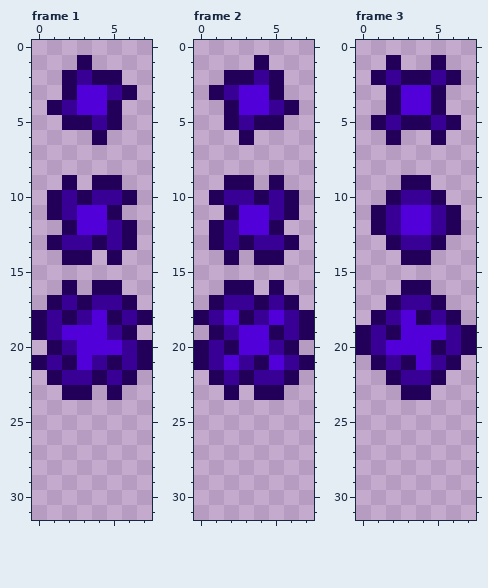
Pixel-art file, stored at Archivos Aseprite/Otros/EssenceOfPunishment.aseprite. This is how it looked before the edit.
8x32 pixels, 3 frames. Shown: frame 1, frame 2, frame 3.
Now the later version:
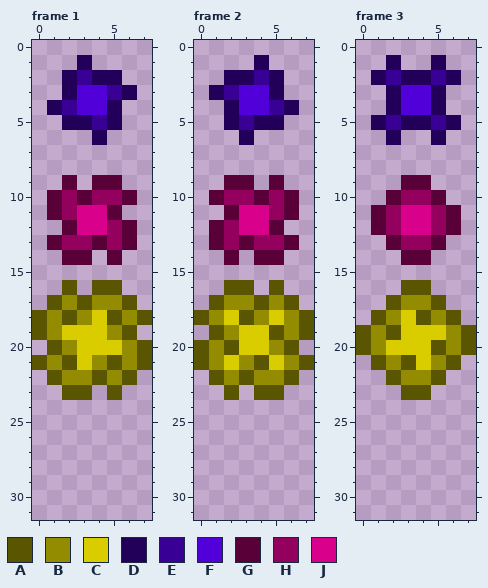
Palette (. is transparent): A #5a5500  B #948c00  C #d9cd00  D #22005a  E #380094  F #5200d9  G #5a0039  H #94005e  J #d9008b
The edit:
layer "Layer Copy" added
layer "Layer Copy #2" added
--- frame 1, layers "Layer Copy #2", "Layer Copy"
@@ x 0..7 @@
  8 ........
- 9 ..D.DD..
-10 .DEDEED.
-11 .DEFFD..
-12 ..DFFED.
-13 .DEEDED.
-14 ..DD.D..
+ 9 ..G.GG..
+10 .GHGHHG.
+11 .GHJJG..
+12 ..GJJHG.
+13 .GHHGHG.
+14 ..GG.G..
 15 ........
-16 ..D.DD..
-17 .DEDEED.
-18 DEDEFDED
-19 DEFFFED.
-20 .DEFFFED
-21 DEDFEDED
-22 .DEEDED.
-23 ..DD.D..
+16 ..A.AA..
+17 .ABABBA.
+18 ABABCABA
+19 ABCCCBA.
+20 .ABCCCBA
+21 ABACBABA
+22 .ABBABA.
+23 ..AA.A..
 24 ........
--- frame 2, layers "Layer Copy #2", "Layer Copy"
@@ x 0..7 @@
  8 ........
- 9 ..DD.D..
-10 .DEEDED.
-11 ..DFFED.
-12 .DEFFD..
-13 .DEDEED.
-14 ..D.DD..
+ 9 ..GG.G..
+10 .GHHGHG.
+11 ..GJJHG.
+12 .GHJJG..
+13 .GHGHHG.
+14 ..G.GG..
 15 ........
-16 ..DD.D..
-17 .DEEDED.
-18 DEFDEFED
-19 .DEFFDED
-20 DEDFFED.
-21 DEFEDFED
-22 .DEDEED.
-23 ..D.DD..
+16 ..AA.A..
+17 .ABBABA.
+18 ABCABCBA
+19 .ABCCABA
+20 ABACCBA.
+21 ABCBACBA
+22 .ABABBA.
+23 ..A.AA..
 24 ........
--- frame 3, layers "Layer Copy #2", "Layer Copy"
@@ x 0..7 @@
  8 ........
- 9 ...DD...
-10 ..DEED..
-11 .DEFFED.
-12 .DEFFED.
-13 ..DEED..
-14 ...DD...
+ 9 ...GG...
+10 ..GHHG..
+11 .GHJJHG.
+12 .GHJJHG.
+13 ..GHHG..
+14 ...GG...
 15 ........
-16 ...DD...
-17 ..DEED..
-18 .DEFDED.
-19 DEDFFFED
-20 DEFFFDED
-21 .DEDFED.
-22 ..DEED..
-23 ...DD...
+16 ...AA...
+17 ..ABBA..
+18 .ABCABA.
+19 ABACCCBA
+20 ABCCCABA
+21 .ABACBA.
+22 ..ABBA..
+23 ...AA...
 24 ........
Where, in picture pixels (left, top, right, bottom), the same in both pictures:
changed: (32, 175, 152, 400)
changed: (194, 175, 314, 400)
changed: (356, 175, 476, 400)
